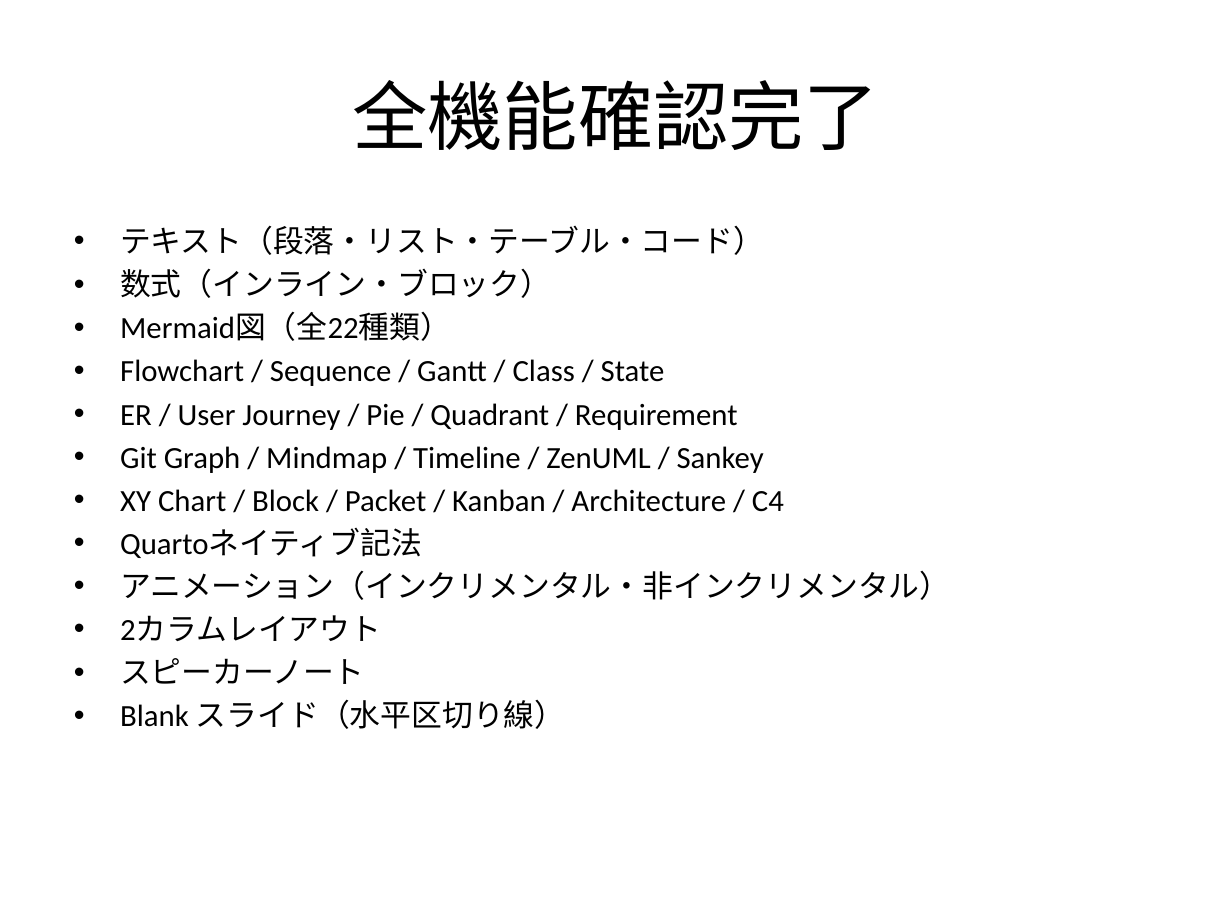
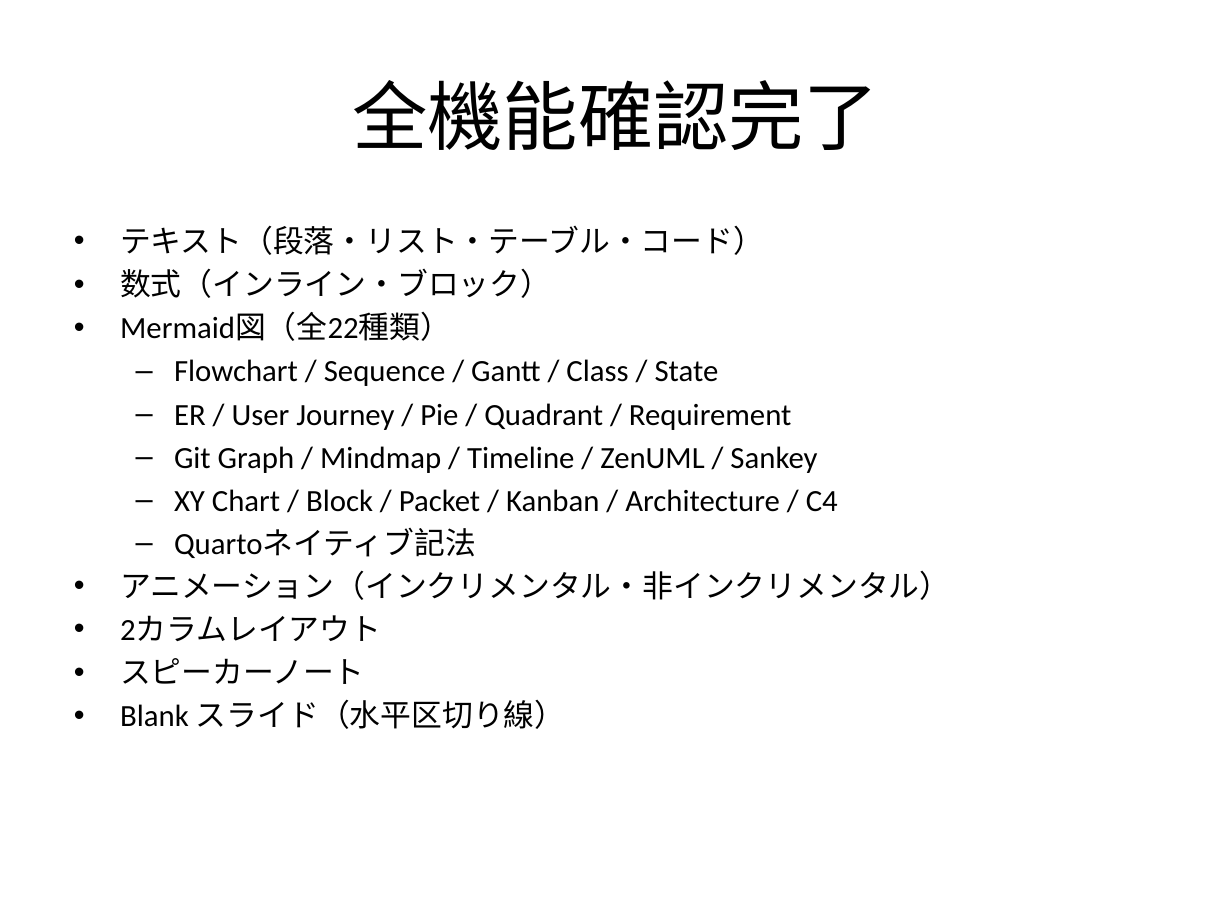
Before and after one commit to notfolder/qmd_to_pptx, a slide deck: slide 44 of demo_full.pptx. Drawn at 1232x924 pixels with LibreOffice and Linux fonts; fonts in the diff are those of the drawing. Boxes give left, top, right and bottom in pixels: in the first picture for what was removed or moved away, otherwise in the second. Text is boxed around its words. In the diff, an @@ line names an element or a change of style, - is before the commit and + after.

Commit message:
MarkdownParserでスペース2つのインデントをネストリストとして認識するように設定。TextRendererで複数行コードをソフト改行で同一段落内に結合する機能を追加し、関連するテストを実装。

```diff
--- a/demo_full.pptx
+++ b/demo_full.pptx
@@ text at box(174, 359, 838, 558): bullet • to –; list level 1 to 2 in "Flowchart / Sequence / Gantt ..."; list level 1 to 2 in "ER / User Journey / ..."; list level 1 to 2 in "Git Graph / Mindmap / ..."; list level 1 to 2 in "XY Chart / Block / ..."; list level 1 to 2 in "Quartoネイティブ記法" @@
```
Also in this commit, not shown: 1 other slide changed, 4 other files.
